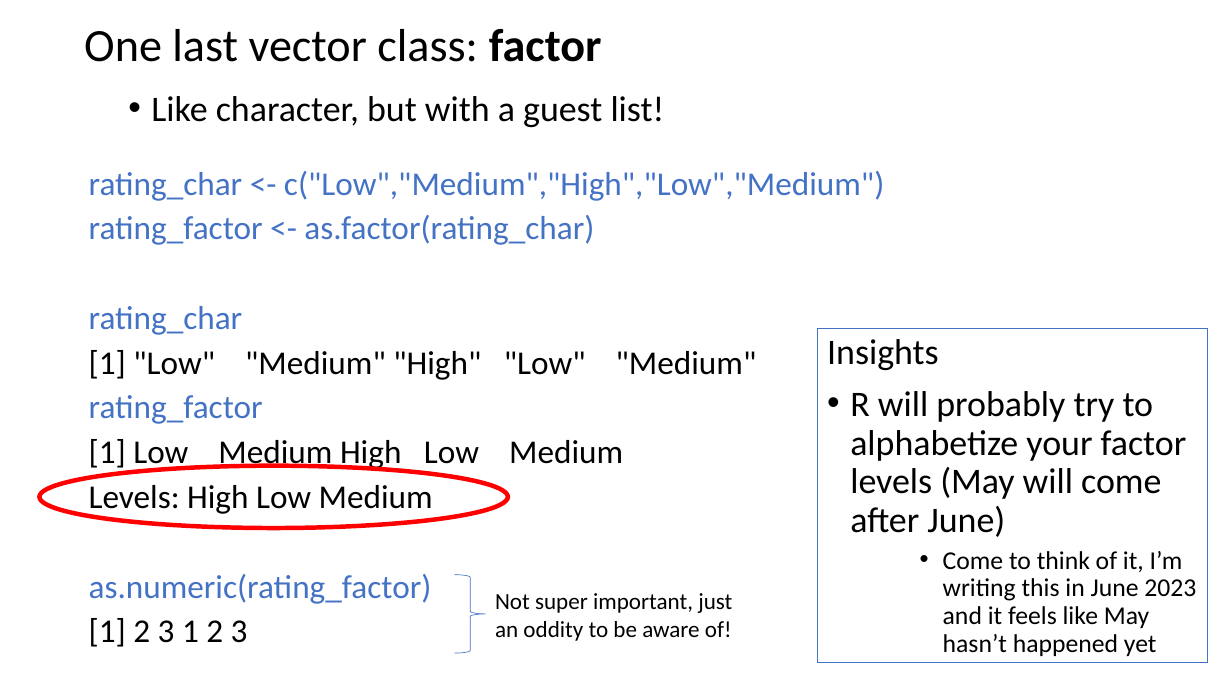
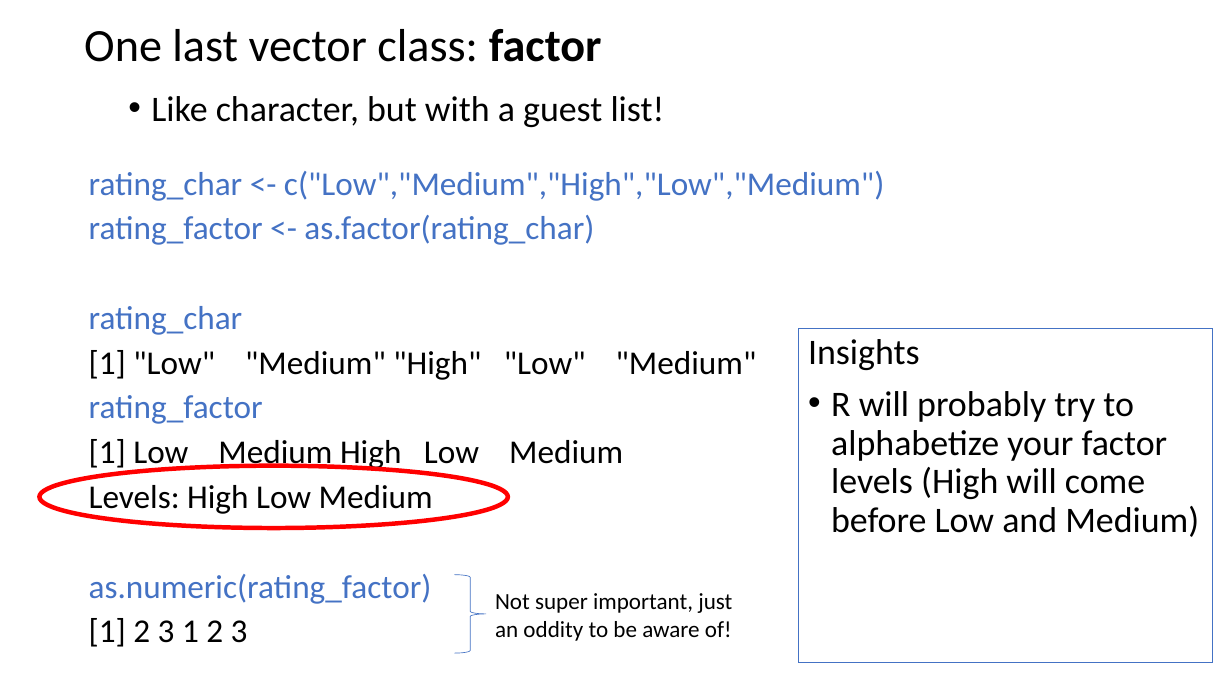
Before and after one commit to ADFG-DSF/ADFG_R_Intro_Workshop_2025, a slide deck: slide 31 of presentations/3 - Programming Basics 1 - Poke the Box.pptx. Drawn at 1232x693 pixels with LibreOffice and Linux fonts; fonts in the diff are those of the drawing. Boxes give left, top, right and bottom in pixels: in the first picture for what was removed or moved away, otherwise in the second. Text is boxed around its words. In the diff, an @@ line names an element or a change of style, - is before the commit and + after.

```diff
--- a/presentations/3 - Programming Basics 1 - Poke the Box.pptx
+++ b/presentations/3 - Programming Basics 1 - Poke the Box.pptx
@@ rectangle "Insights" resized from (x1=818, y1=329, x2=1207, y2=663) to (x1=799, y1=329, x2=1214, y2=663) @@
@@ text in rectangle at (x1=831, y1=391, x2=1199, y2=537): text changed; size 20 to 28 pt @@
-• R will probably try to alphabetize your factor levels (May will come after June)
-    • Come to think of it, I’m writing this in June 2023 and it feels like May hasn’t happened yet
+• R will probably try to alphabetize your factor levels (High will come before Low and Medium)
```
Also in this commit, not shown: 4 other slides changed, 1 other file.
